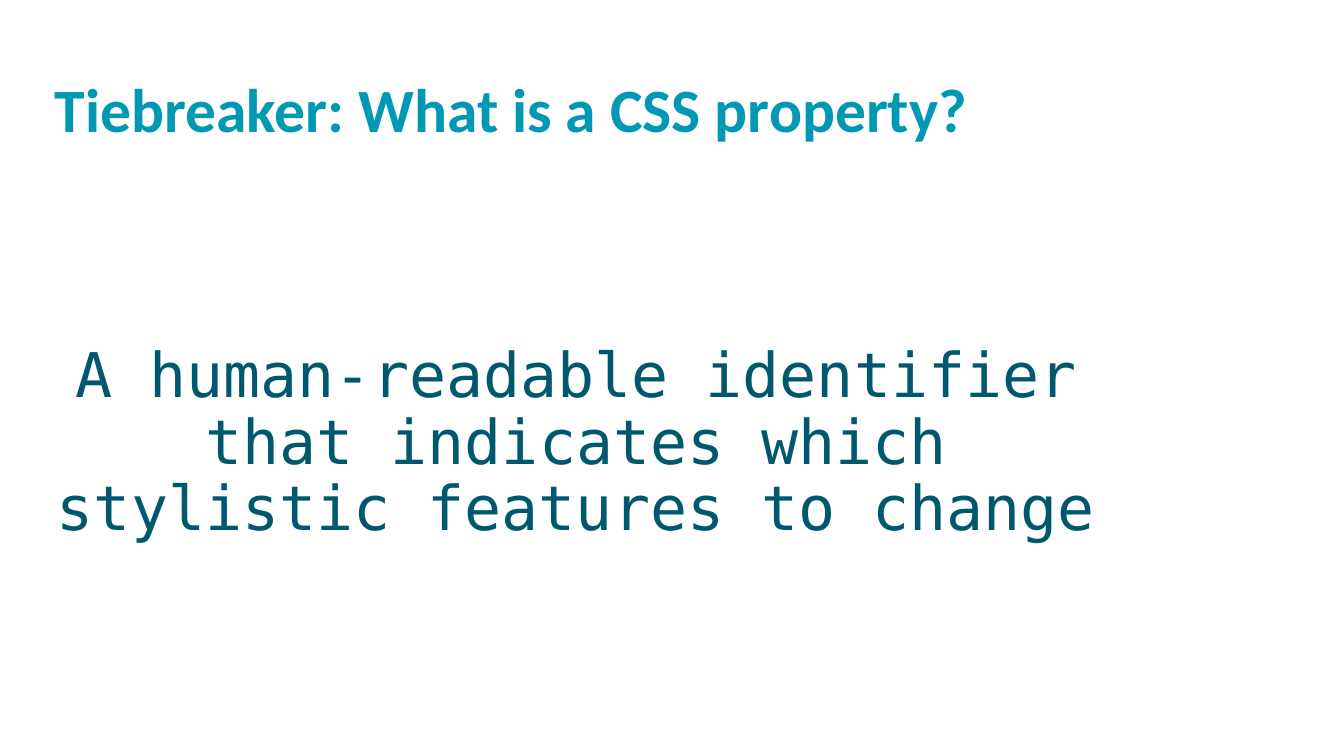
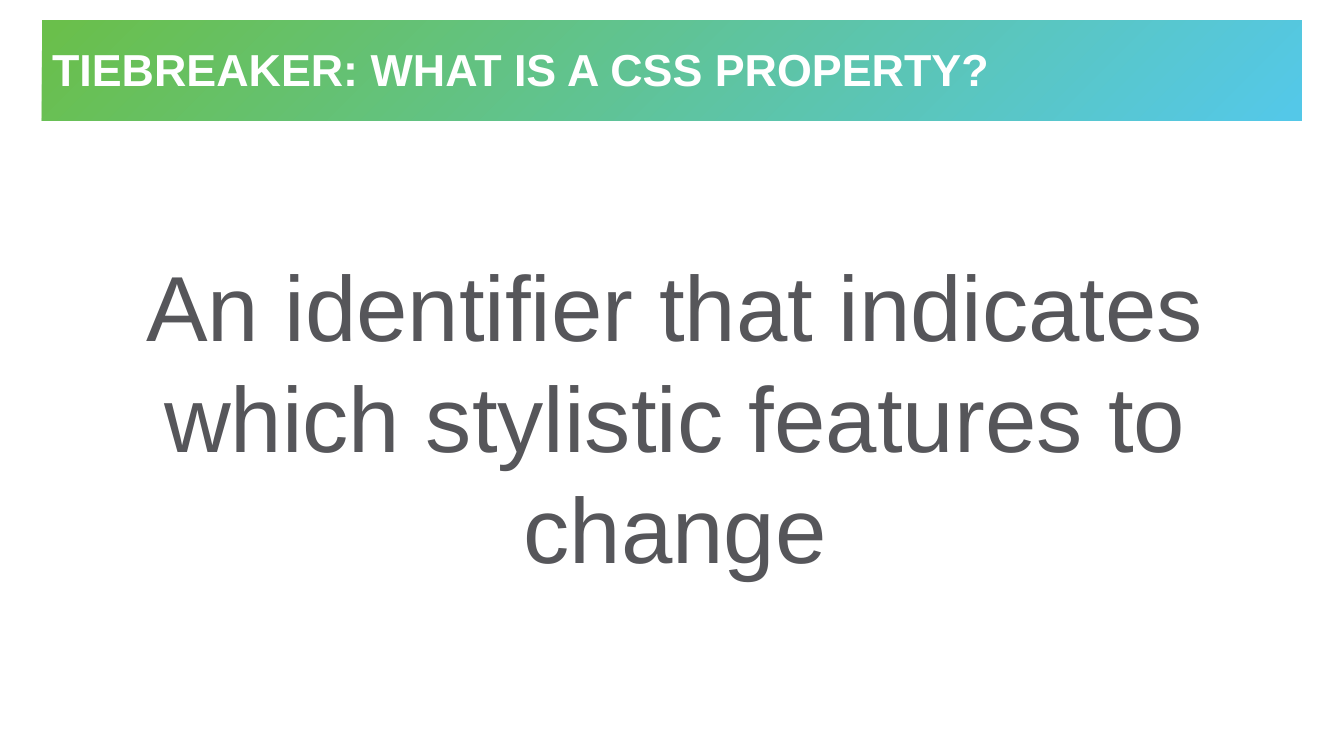
Before and after one commit to hytechclub/web-101, a slide deck: slide 14 of Week06/HtmlCssReviewActivity.pptx. Drawn at 1344x756 pixels with LibreOffice and Linux fonts; fonts in the diff are those of the drawing; background and template pictures are left out. Boxes give left, top, right and bottom in pixels: in the first picture for what was removed or moved away, otherwise in the second. Text is boxed around its words. In the diff, an @@ line names an element or a change of style, - is before the commit and + after.

```diff
--- a/Week06/HtmlCssReviewActivity.pptx
+++ b/Week06/HtmlCssReviewActivity.pptx
@@ title "TIEBREAKER: WHAT IS A CSS ...": place and size @@
-title "TIEBREAKER: WHAT IS A CSS ..." at (55,88,967,142)
+title "TIEBREAKER: WHAT IS A CSS ..." at (42,20,1303,121)
@@ title "TIEBREAKER: WHAT IS A CSS ..." at (42,20,1303,121): vertical alignment top to middle; fill none to gradient #6ABF4B to #54C8E8 @@
@@ title at (52,54,989,87): text changed; size 44 to 32 pt; font Calibri to Arial; text colour #0098B2 to #FFFFFF @@
-Tiebreaker: What is a CSS property?
+TIEBREAKER: WHAT IS A CSS PROPERTY?
@@ text "An identifier that indicates which ..." at (146,274,1203,580): vertical alignment top to middle @@
@@ text at (146,274,1203,580): text changed; size 44 to 66 pt; font DejaVu Sans Mono to Arial; text colour #00586E to #56565A @@
-A human-readable identifier that indicates which stylistic features to change
+An identifier that indicates which stylistic features to change
```
Also in this commit, not shown: 11 other slides changed, 2 slides added, 2 slides removed, 2 other files.
